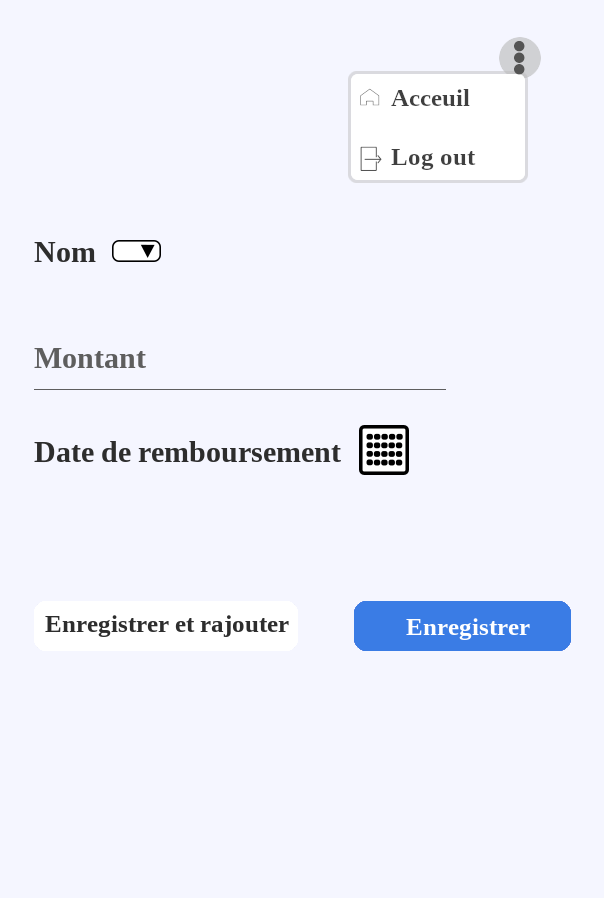
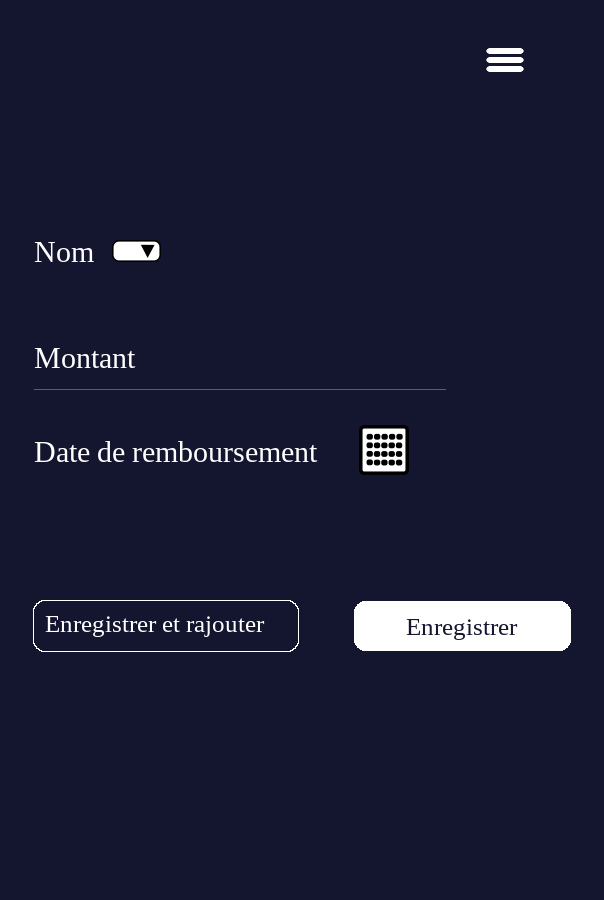
Layered file, before and after one edit (604x900). Changes by layer:
painted on "entete.png" over (348, 37, 541, 183)
painted on "Montant" over (34, 348, 146, 368)
painted on "Nom" over (34, 242, 96, 262)
painted on "Date de remboursement" over (34, 441, 341, 463)
painted on "Enregistrer et rajouter" over (45, 615, 289, 637)
painted on "Enregistrer" over (406, 618, 530, 640)
painted on "cadre #1" over (354, 601, 571, 651)
painted on "cadre" over (34, 601, 298, 651)
renamed "cote_fonction" to "Copie de cadre", moved it above "calendrier.png", painted on it over (0, 0, 604, 898)
painted on "Arrière-plan" over (0, 0, 604, 900)
